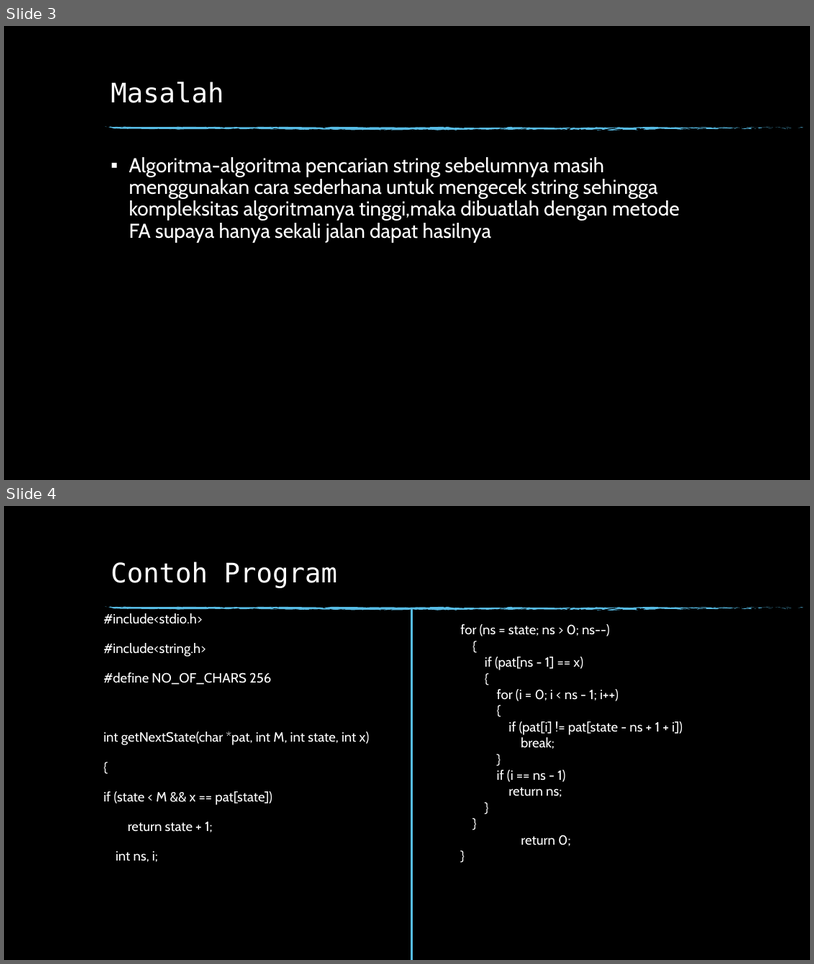
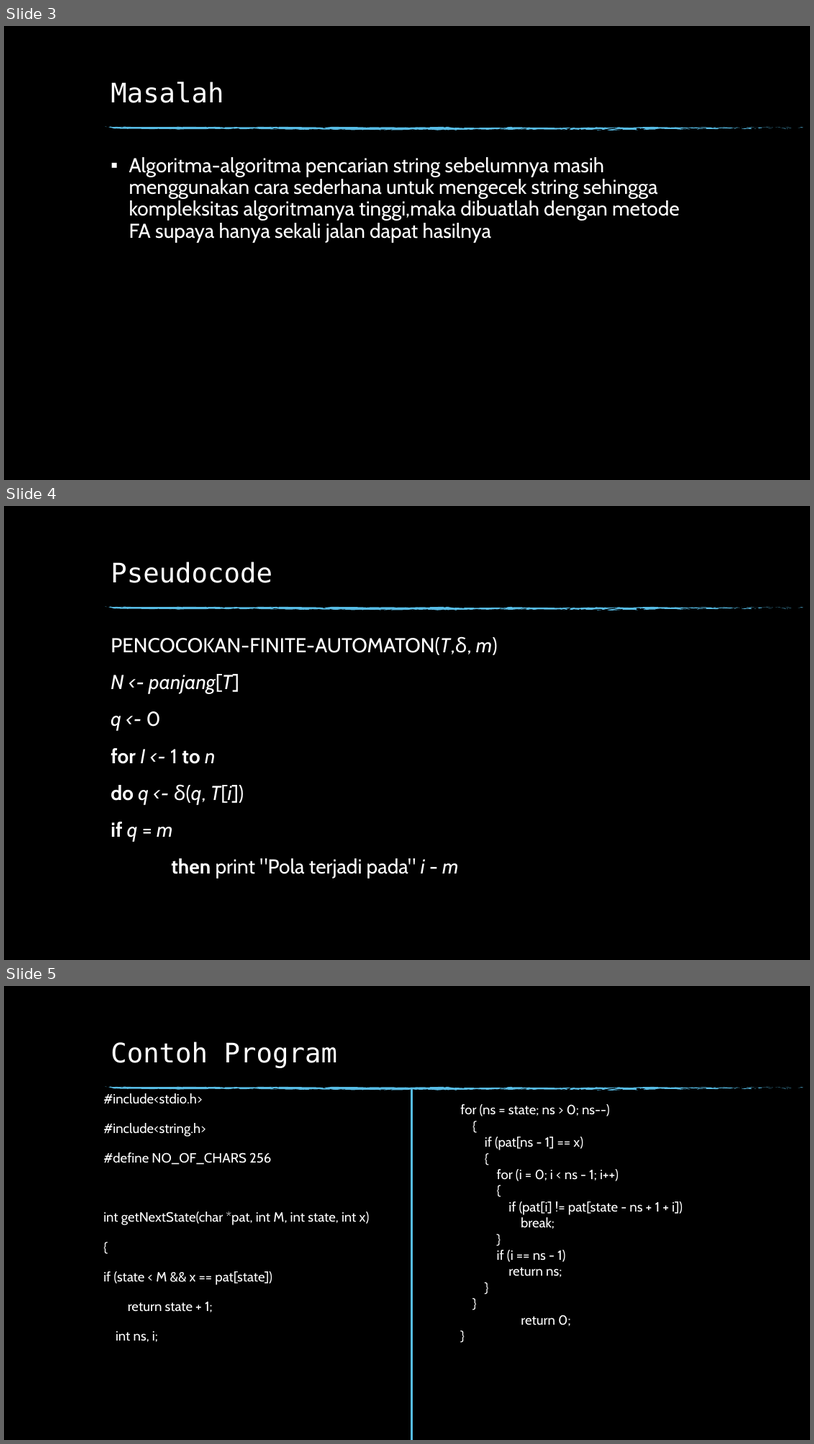
Before and after one commit to novalb12/TugasAnalgo, a slide deck: UTS/140810170058_UTS.pptx. Shown one above the other, each under a label of ours: slides 3 and 4 before the commit, slides 3, 4 and 5 after it. The pictures are 814x964 and 814x1444 pixels, drawn with LibreOffice and Linux fonts; fonts in the diff are those of the drawing; background and template pictures are left out. Boxes give left, top, right and bottom in pixels: in the first picture for what was removed or moved away, otherwise in the second. Text is boxed around its words. In the diff, an @@ line names an element or a change of style, - is before the commit and + after.

Commit message:
nambah uts

```diff
--- a/UTS/140810170058_UTS.pptx
+++ b/UTS/140810170058_UTS.pptx
@@ slide 4 added at <box>4,506,810,960</box>, background picture (left out); not listed: 74 template elements that a slide beside it also shows @@
@@ title added at <box>111,561,273,583</box>, 32 pt, text #FFFFFF @@
+Pseudocode
@@ text added at <box>111,636,498,878</box>, 24 pt, text #FFFFFF @@
+PENCOCOKAN-FINITE-AUTOMATON(T,δ, m)
+N <- panjang[T]
+q <- 0
+for I <- 1 to n
+do q <- δ(q, T[i])
+if q = m
+then print "Pola terjadi pada" i - m
@@ what was slide 4 is now slide 5 @@
```
